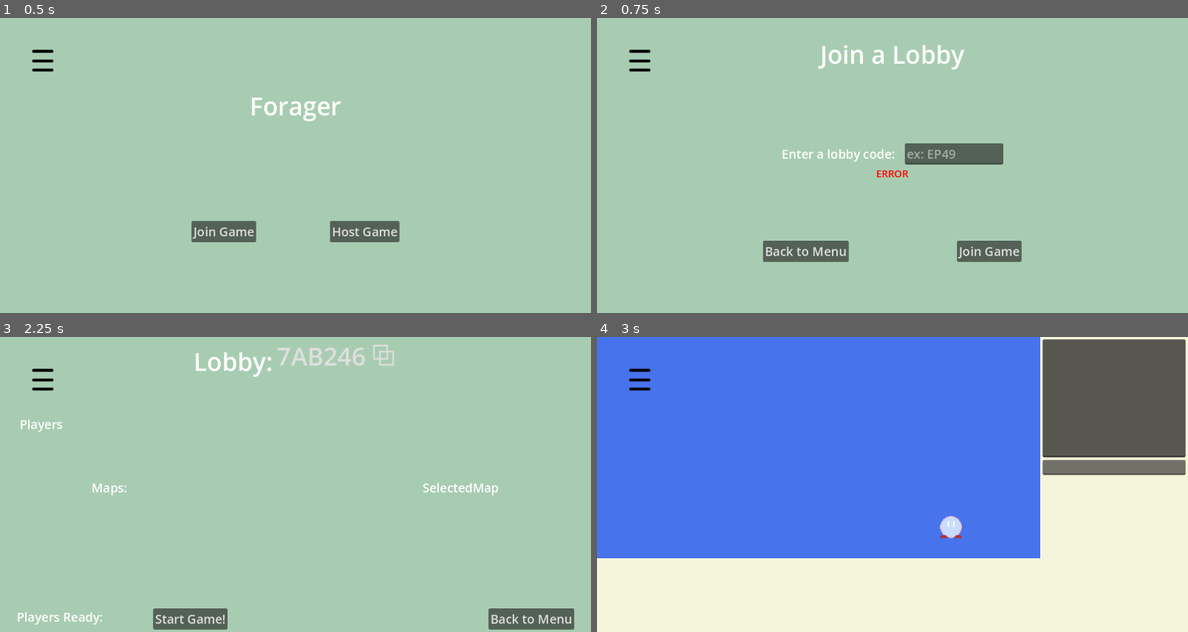
Above: before the commit, frames 1-4 (two rows, left to right).
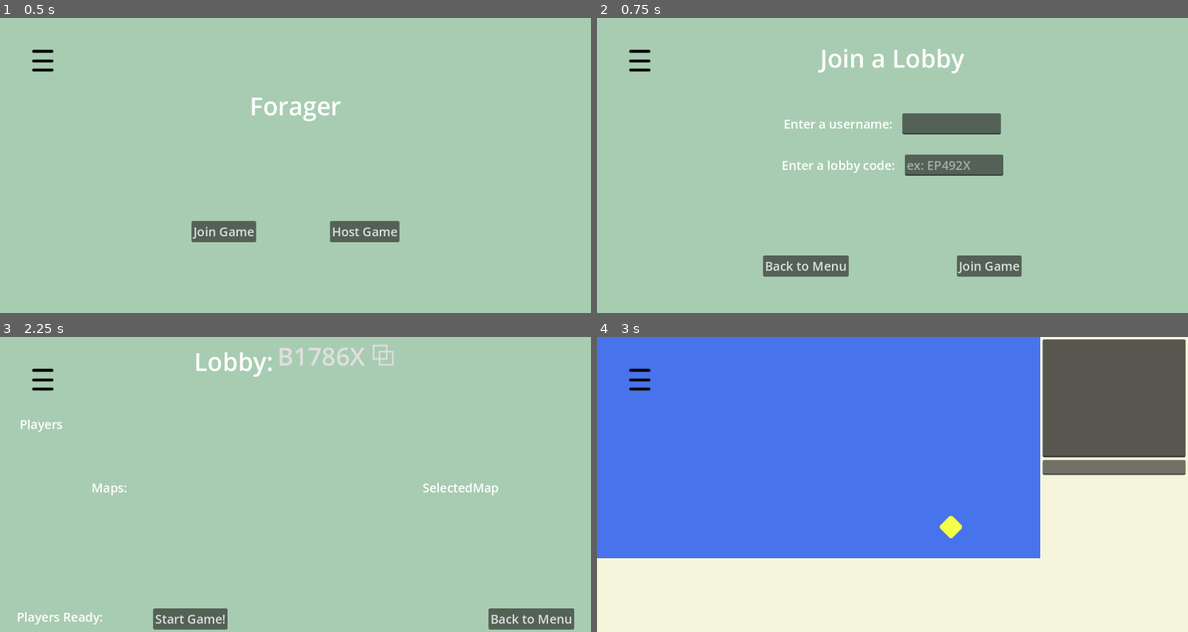
Above: after the commit, the same moments.

Repository: Collyz/Foragers
Game: Godot game, scene res://scenes/scene_controller_node.tscn
Same seed, same stepped clock (60 frames per second), same inputs: the game is played once before the commit and once after it.
Inputs:
- Up to frame 1 (0.5 s): no input
- Up to frame 2 (0.75 s): click "Join Game" at 0.5 s
- Up to frame 3 (2.25 s): click "Back to Menu" at 1.25 s; click "Host Game" at 2 s
- Up to frame 4 (3 s): click "Start Game!" at 2.75 s

Frame 1 is identical in both runs. In frame 2, 6.5% of the frame differs, in the area x 28-72%, y 9-88%; in frame 3, 0.5%; in frame 4, 0.2%.

Commit message:
Join lobby error handling, decoupled client and server logic

Diff:
--- /dev/null
+++ b/foragers/scenes/board_scenes/card.tscn
@@ -0,0 +1,33 @@
+[gd_scene load_steps=4 format=3 uid="uid://ohp6gwy2jd1f"]
+
+[ext_resource type="Texture2D" uid="uid://bebaopdcasuqv" path="res://assets/card_faces/card_back.png" id="1_teinw"]
+[ext_resource type="Texture2D" uid="uid://bqhxdnswqls84" path="res://border_corner.png" id="2_eetlv"]
+
+[sub_resource type="RectangleShape2D" id="RectangleShape2D_teinw"]
+size = Vector2(64, 128)
+
+[node name="Node2D" type="StaticBody2D"]
+
+[node name="Sprite2D" type="Sprite2D" parent="."]
+texture = ExtResource("1_teinw")
+
+[node name="CollisionShape2D" type="CollisionShape2D" parent="."]
+shape = SubResource("RectangleShape2D_teinw")
+
+[node name="CardNumberSprite" type="Sprite2D" parent="."]
+position = Vector2(32, 64)
+scale = Vector2(0.600001, 0.600001)
+texture = ExtResource("2_eetlv")
+
+[node name="CardNumberLabel" type="Label" parent="CardNumberSprite"]
+anchors_preset = 8
+anchor_left = 0.5
+anchor_top = 0.5
+anchor_right = 0.5
+anchor_bottom = 0.5
+offset_left = -32.5
+offset_top = -43.5
+offset_right = -31.5
+offset_bottom = -20.5
+grow_horizontal = 2
+grow_vertical = 2
--- a/foragers/scenes/game_scene.tscn
+++ b/foragers/scenes/game_scene.tscn
@@ -88,4 +88,3 @@
 spawn_path = NodePath("../SubViewportContainerBoard/BoardSubViewport")
 
 [connection signal="text_submitted" from="SubViewportContainerSides/SideViewport/MessageLineEdit" to="." method="_on_line_edit_text_submitted"]
-[connection signal="text_changed" from="SubViewportContainerSides/SideViewport/MessageTextEdit" to="." method="_on_text_edit_text_changed"]
--- a/foragers/scenes/join_lobby.tscn
+++ b/foragers/scenes/join_lobby.tscn
@@ -35,30 +35,48 @@
 
 [node name="JoinLobbyLabel" type="Label" parent="VBoxContainer"]
 layout_mode = 2
-size_flags_vertical = 6
+size_flags_vertical = 10
 theme_override_font_sizes/font_size = 50
 text = "Join a Lobby"
 horizontal_alignment = 1
 vertical_alignment = 1
 
-[node name="HBoxContainer" type="HBoxContainer" parent="VBoxContainer"]
+[node name="UsernameHBox" type="HBoxContainer" parent="VBoxContainer"]
 layout_mode = 2
 size_flags_horizontal = 4
 size_flags_vertical = 10
 theme_override_constants/separation = 20
 
-[node name="LobbyPromptLabel" type="Label" parent="VBoxContainer/HBoxContainer"]
+[node name="NamePromptLabel" type="Label" parent="VBoxContainer/UsernameHBox"]
+layout_mode = 2
+theme_override_font_sizes/font_size = 25
+text = "Enter a username:"
+horizontal_alignment = 1
+vertical_alignment = 1
+
+[node name="UsernameEdit" type="LineEdit" parent="VBoxContainer/UsernameHBox"]
+custom_minimum_size = Vector2(200, 0)
+layout_mode = 2
+theme_override_font_sizes/font_size = 25
+
+[node name="LobbyCodeHBox" type="HBoxContainer" parent="VBoxContainer"]
+layout_mode = 2
+size_flags_horizontal = 4
+size_flags_vertical = 6
+theme_override_constants/separation = 20
+
+[node name="LobbyPromptLabel" type="Label" parent="VBoxContainer/LobbyCodeHBox"]
 layout_mode = 2
 theme_override_font_sizes/font_size = 25
 text = "Enter a lobby code:"
 horizontal_alignment = 1
 vertical_alignment = 1
 
-[node name="LineEdit" type="LineEdit" parent="VBoxContainer/HBoxContainer"]
+[node name="LobbyCodeEdit" type="LineEdit" parent="VBoxContainer/LobbyCodeHBox"]
 custom_minimum_size = Vector2(200, 0)
 layout_mode = 2
 theme_override_font_sizes/font_size = 25
-placeholder_text = "ex: EP49"
+placeholder_text = "ex: EP492X"
 
 [node name="ErrorLabel" type="Label" parent="VBoxContainer"]
 layout_mode = 2
@@ -84,5 +102,9 @@
 theme_override_font_sizes/font_size = 25
 text = "Join Game"
 
+[connection signal="text_changed" from="VBoxContainer/UsernameHBox/UsernameEdit" to="." method="_on_username_edit_text_changed"]
+[connection signal="text_submitted" from="VBoxContainer/UsernameHBox/UsernameEdit" to="." method="_on_username_edit_text_submitted"]
+[connection signal="text_changed" from="VBoxContainer/LobbyCodeHBox/LobbyCodeEdit" to="." method="_on_lobby_code_edit_text_changed"]
+[connection signal="text_submitted" from="VBoxContainer/LobbyCodeHBox/LobbyCodeEdit" to="." method="_on_lobby_code_edit_text_submitted"]
 [connection signal="pressed" from="VBoxContainer/HBoxContainer2/BackButton" to="." method="_on_back_button_pressed"]
 [connection signal="pressed" from="VBoxContainer/HBoxContainer2/JoinGameButton" to="." method="_on_join_game_button_pressed"]
--- a/foragers/scripts/multiplayer_scripts/client.gd
+++ b/foragers/scripts/multiplayer_scripts/client.gd
@@ -1 +1,41 @@
 extends Node
+class_name Client
+
+const PORT: int = 25555
+var client: ENetMultiplayerPeer
+var given_lobby_code: String = ""
+var game_scene: Game
+
+func _ready():
+	client = ENetMultiplayerPeer.new()
+	randomize()
+	multiplayer.connected_to_server.connect(_connected_to_server)
+	multiplayer.connection_failed.connect(_failed_connection)
+	multiplayer.server_disconnected.connect(_server_disconnect)
+	## Give parent a unique ID for handling synchronization
+	#get_parent().name = str(multiplayer.get_unique_id())
+
+func _connected_to_server():
+	print("Connected to the server!")
+
+func _failed_connection():
+	print("Failed connect : (")
+
+func _server_disconnect():
+	print("The server has disconnected you!")
+
+func create_client():
+	if client != null:
+		client.create_client("localhost", PORT)
+		multiplayer.multiplayer_peer = client
+
+
+func validate_code(try_code: String) -> bool:
+	print("Input code: %s" % try_code)
+	print("Expected code: %s" % given_lobby_code)
+	return try_code == given_lobby_code
+
+@rpc("any_peer", "call_remote", "unreliable_ordered")
+func rpc_validate_code(lobby_code: String) -> bool:
+	print("Host validating code: %s" % lobby_code)
+	return validate_code(lobby_code)
--- a/foragers/scripts/multiplayer_scripts/host.gd
+++ b/foragers/scripts/multiplayer_scripts/host.gd
@@ -1 +1,78 @@
 extends Node
+class_name Server
+
+const PORT: int = 25555
+const MAX_CLIENTS = 8
+var server: ENetMultiplayerPeer
+
+var expected_lobby_code: String = ""
+var game_scene: Game
+
+func _ready():
+	server = ENetMultiplayerPeer.new()
+	randomize()
+	multiplayer.peer_connected.connect(_peer_connected)
+	multiplayer.peer_disconnected.connect(_peer_disconnected)
+
+	## Give parent a unique ID for handling synchronization
+	#get_parent().name = str(multiplayer.get_unique_id())
+
+func create_server():
+	if server != null:
+		server.create_server(PORT, MAX_CLIENTS)
+		multiplayer.multiplayer_peer = server
+
+
+func _peer_connected(peer_id: int):
+	print("Peer %s has joined the game!" % str(peer_id))
+
+func _peer_disconnected(peer_id: int):
+	print("Peer %s has left the game!" % str(peer_id))
+
+func close_server():
+	if server != null:
+		print("Closing server...")
+		multiplayer.multiplayer_peer = null  # Terminate networking
+
+
+func player_connected(id):
+	print("Player " + str(id) + " connected to Server")
+	rpc_id(id, &"testing_to_client")
+
+func player_disconnected(id):
+	print("Player " + str(id) + " left the Server")
+
+
+### Generates and sets a random 6-character lobby code using A-Z and 0-9
+### @return A random uppercase alphanumeric string.
+func generate_lobby_code() -> String:
+	var result := ""
+	for i in range(6):
+		var value: int
+		if randi() % 2 == 0:
+			value = randi() % 26 + 65 # A-Z: 65–90
+		else:
+			value = randi() % 10 + 48 # 0–9: 48–57
+		result += char(value)
+	expected_lobby_code = result
+	print("Expected code: %s" % expected_lobby_code)
+	return result
+
+#func add_player(peerID):
+	#if game_scene != null:
+		#game_scene.spawn_player(str(peerID))
+	#else:
+		#print("game scene null")
+
+func set_game_scene(scene: Game) -> void:
+	game_scene = scene
+
+func validate_code(try_code: String) -> bool:
+	print("Input code: %s" % try_code)
+	print("Expected code: %s" % expected_lobby_code)
+	return try_code == expected_lobby_code
+
+@rpc("any_peer", "call_remote", "unreliable_ordered")
+func rpc_validate_code(lobby_code: String) -> bool:
+	print("Host validating code: %s" % lobby_code)
+	return validate_code(lobby_code)
--- a/foragers/scripts/multiplayer_scripts/multiplayer.gd
+++ b/foragers/scripts/multiplayer_scripts/multiplayer.gd
@@ -21,9 +21,17 @@
 		multiplayer.peer_connected.connect(
 			func(peerID):
 				print("Peer " + str(peerID) + " has joined the game!")
-				add_player(peerID)
+				#add_player(peerID)
 		)
-	add_player(multiplayer.get_unique_id())
+	#add_player(multiplayer.get_unique_id())
+
+func close_server():
+	if peer != null:
+		print("Closing server...")
+		peer.close()  # Cleanly shutdown the ENet server
+		multiplayer.multiplayer_peer = null  # Detach from multiplayer
+		peer = null  # Optional: free the peer instance
+
 
 func create_client():
 	if peer != null:
@@ -49,6 +57,7 @@
 		result += char(value)
 
 	expected_lobby_code = result
+	print("Expected code: %s" % expected_lobby_code)
 	return result
 
 func add_player(peerID):
@@ -61,4 +70,11 @@
 	game_scene = scene
 
 func validate_code(try_code: String) -> bool:
+	print("Input code: %s" % try_code)
+	print("Expected code: %s" % expected_lobby_code)
 	return try_code == expected_lobby_code
+
+@rpc("any_peer", "call_remote", "unreliable_ordered")
+func rpc_validate_code(lobby_code: String) -> bool:
+	print("Host validating code: %s" % lobby_code)
+	return validate_code(lobby_code)
--- a/foragers/scripts/scene_controller.gd
+++ b/foragers/scripts/scene_controller.gd
@@ -6,39 +6,44 @@
 @onready var hosting_scene: HostingScreen = preload("res://scenes/hosting_lobby.tscn").instantiate()
 @onready var game_scene: Game = preload("res://scenes/game_scene.tscn").instantiate()
 
-var host_server: HostServer
+var server: Server
+var client: Client
 
 func _ready():
-	host_server = HostServer.new()
-	host_server.set_game_scene(game_scene)
-	add_child(menu)
-	add_child(host_server)
+	server = Server.new()
+	server.set_game_scene(game_scene)
+	client = Client.new()
+	add_child(menu, true)
+	add_child(server, true)
+	add_child(client, true)
 	randomize()
 
 func scene_to_menu():
 	if get_node_or_null("res://scenes/start_menu.tscn") == null:
-		add_child(menu)
+		add_child(menu, true)
 
 func scene_to_joining():
 	if get_node_or_null("res://scenes/join_lobby.tscn") == null:
-		add_child(joining_scene)
+		add_child(joining_scene, true)
 
 func scene_to_hosting():
 	if get_node_or_null("res://scenes/hosting_lobby.tscn") == null:
-		add_child(hosting_scene)
-		hosting_scene.set_lobby_code(host_server.generate_lobby_code())
+		add_child(hosting_scene, true)
+		hosting_scene.set_lobby_code(server.generate_lobby_code())
+		host_game()
 
 func scene_to_game():
 	if get_node_or_null("res://scenes/game_scene.tscn") == null:
-		add_child(game_scene)
+		add_child(game_scene, true)
 
 func join_game():
-	host_server.create_client()
-	#game_scene.spawn_player()
+	client.create_client()
 
 func host_game():
-	host_server.create_server()
-	#game_scene.spawn_player()
+	server.create_server()
+
+func get_server() -> Server:
+	return server
 
 func close_hosting():
 	pass
--- a/foragers/scripts/scene_scripts/game_scene.gd
+++ b/foragers/scripts/scene_scripts/game_scene.gd
@@ -15,16 +15,19 @@
 @onready var game_camera = $SubViewportContainerBoard/BoardSubViewport/BoardCamera
 @onready var game_viewport = $SubViewportContainerBoard/BoardSubViewport
 @onready var side_viewport = $SubViewportContainerSides/SideViewport
+@onready var board_camera = $SubViewportContainerBoard/BoardSubViewport/BoardCamera
+
 @onready var msg_box = $SubViewportContainerSides/SideViewport/MessageTextEdit
 @onready var msg_line = $SubViewportContainerSides/SideViewport/MessageLineEdit
-@onready var board_camera = $SubViewportContainerBoard/BoardSubViewport/BoardCamera
+
 @onready var border_checker = preload("res://border_checker.tscn")
 @onready var player = preload("res://filler.tscn")
-# Window size of the actual game
-@onready var window_size = get_viewport().get_visible_rect().size
+
+@onready var window_size = get_viewport().get_visible_rect().size # Size of the app window
 # Make game viewport 6/8 of the width and 6/8 of the screen height
 @onready var game_viewport_size = Vector2(window_size.x/8 * 6, window_size.y/8 * 6)
 @onready var side_viewport_size = Vector2(window_size.x, window_size.y) # UI Viewpoint
+
 @onready var msg_box_vals: Dictionary = { #msg box vals
 	"width" : (window_size.x/8 * 2) - 10,
 	"height" : (window_size.y/10) * 4,
@@ -74,9 +77,8 @@
 	var peer_id = multiplayer.get_unique_id()
 	var new_text = msg_line.text
 	msg_line.text = ""
-	msg_line.grab_focus()
 	rpc("receive_text_change", peer_id, new_text)
-	msg_line.grab_focus()
+
 
 @rpc("any_peer", "call_remote", "unreliable_ordered")
 func receive_text_change(peer_id: int, new_text: String):
--- a/foragers/scripts/scene_scripts/hosting_lobby.gd
+++ b/foragers/scripts/scene_scripts/hosting_lobby.gd
@@ -18,11 +18,12 @@
 func _on_back_button_pressed():
 	parent.remove_child(self)
 	parent.scene_to_menu()
+	parent.get_server().close_server()
 
 func _on_start_button_pressed():
 	parent.remove_child(self)
 	parent.scene_to_game()
-	parent.host_game()
+	#parent.host_game()
 
 func _on_lobby_code_button_pressed():
 	DisplayServer.clipboard_set(lobby_code)
--- a/foragers/scripts/scene_scripts/join_lobby.gd
+++ b/foragers/scripts/scene_scripts/join_lobby.gd
@@ -2,19 +2,62 @@
 class_name ClientScreen
 
 var parent: SceneControllerNode
+@onready var error_label = $VBoxContainer/ErrorLabel
+@onready var lobby_code_edit = $VBoxContainer/LobbyCodeHBox/LobbyCodeEdit
+@onready var username_edit = $VBoxContainer/UsernameHBox/UsernameEdit
+
+var username: String = ""
+var valid_code = false
 
 func _ready():
 	parent = get_parent()
+	clear_error_label()
 
 func _input(_event):
 	pass
 
+func clear_lobby_line_edit() -> void:
+	lobby_code_edit.clear()
+
+func clear_name_line_edit() -> void:
+	username_edit.clear()
+
+func clear_error_label() -> void:
+	error_label.text = ""
+
+func set_error_label(msg_to_user: String, color: Color) -> void:
+	error_label.add_theme_color_override("font_color", color)
+	error_label.text = msg_to_user
+
+func join_lobby(lobby_code: String):
+	print("Client input code: ", lobby_code)
+	await parent.join_game()
+	parent.remove_child(self)
+
+
+func _on_username_edit_text_submitted(new_text) -> void:
+	if len(new_text) < 2:
+		set_error_label("Username must be greater than 2 characters", Color.RED)
+	else:
+		username = new_text
+		set_error_label("Username: %s" % username, Color.GREEN)
+	clear_error_label()
+
+func _on_username_edit_text_changed(_new_text) -> void:
+	clear_error_label()
+
+func _on_join_game_button_pressed() -> void:
+	var input_lobby_code = lobby_code_edit.text
+	join_lobby(input_lobby_code)
+
+
+func _on_lobby_code_edit_text_submitted(new_text):
+	join_lobby(new_text)
+
+
+func _on_lobby_code_edit_text_changed(_new_text):
+	clear_error_label()
+
 func _on_back_button_pressed() -> void:
 	parent.remove_child(self)
 	parent.scene_to_menu()
-
-
-func _on_join_game_button_pressed() -> void:
-	parent.remove_child(self)
-	#parent.scene_to_game()
-	parent.join_game()
Binary file added: foragers/assets/card_faces/card_back.png
Not shown, added: foragers/assets/card_faces/card_back.png.import
